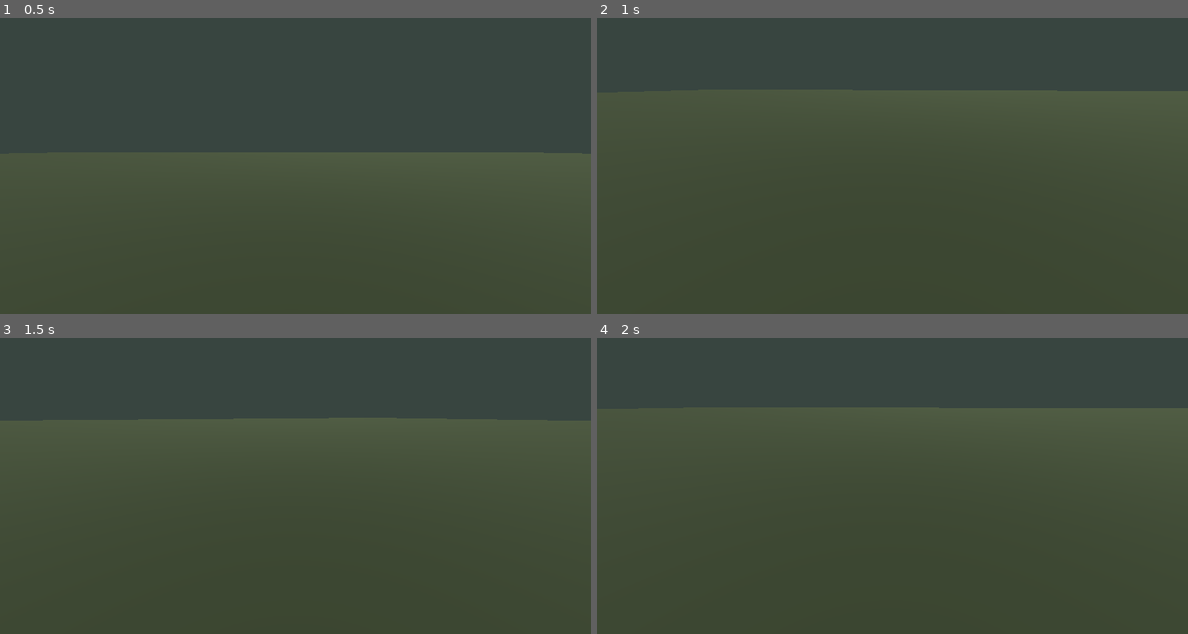
Above: before the commit, frames 1-4 (two rows, left to right).
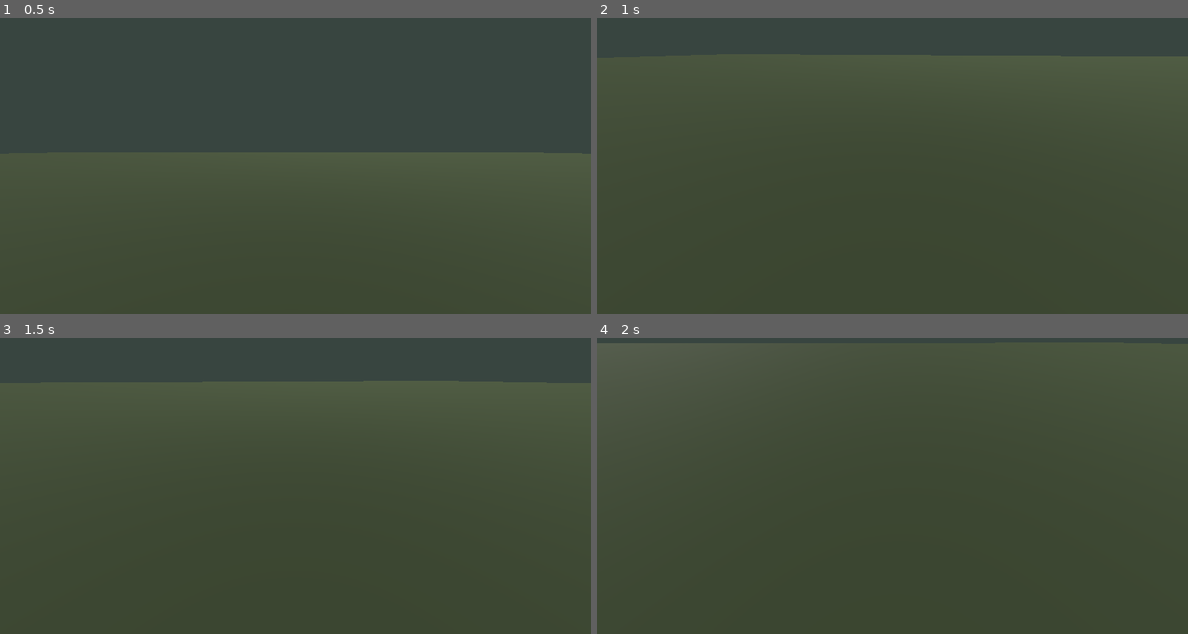
Above: after the commit, the same moments.

Repository: d25412477-cloud/stalker-mobi
Game: Godot game, scene res://main.tscn
The game is run twice, just before and just after one commit, with the same random seed, the same clock (stepped at 60 frames per second) and the same inputs.
Inputs (mouse positions are in pixels of both pictures, inside the frame that each line leads up to):
- Up to frame 1 (0.5 s): no input
- Up to frame 2 (1 s): tap Enter at 0.5 s; move the mouse to (862, 213) at 0.52 s; hold W from 0.53 s (still down); hold Space from 0.53 s (still down); click (862, 213) at 0.67 s
- Up to frame 3 (1.5 s): release W at 1.25 s; release Space at 1.25 s; drag from (472, 518) to (265, 533) at 1.27 s
- Up to frame 4 (2 s): no input

Frame 1 is identical in both runs. In frame 4, 1.1% of the frame differs, in the area x 0-22%, y 1-12%.

Commit message:
Update player.gd

Diff:
--- a/player.gd
+++ b/player.gd
@@ -3,11 +3,18 @@
 
 var player: CharacterBody3D
 var camera: Camera3D
+
 var gravity = 9.8
 var speed = 5.0
 var jump_force = 4.5
-var mouse_sensitivity = 0.002
+var mouse_sensitivity = 0.003
 
+var move_input = Vector2.ZERO
+var move_start = Vector2.ZERO
+var move_touch_index = -1
+var look_touch_index = -1
+var look_delta = Vector2.ZERO
+var jump_requested = false
 var camera_rotation = 0.0
 
 func _ready():
@@ -54,6 +61,9 @@
 
     var direction = Vector3.ZERO
 
+    direction -= player.global_basis.z * move_input.y
+    direction += player.global_basis.x * move_input.x
+
     if Input.is_key_pressed(KEY_W):
         direction -= player.global_basis.z
     if Input.is_key_pressed(KEY_S):
@@ -69,14 +79,50 @@
     player.velocity.x = direction.x * speed
     player.velocity.z = direction.z * speed
 
-    if Input.is_key_pressed(KEY_SPACE) and player.is_on_floor():
+    if (jump_requested or Input.is_key_pressed(KEY_SPACE)) and player.is_on_floor():
         player.velocity.y = jump_force
 
+    jump_requested = false
     player.move_and_slide()
 
-func _unhandled_input(event):
+func _input(event):
+    var screen_size = get_viewport().get_visible_rect().size
+
+    if event is InputEventScreenTouch:
+        if event.pressed:
+            if event.position.x < screen_size.x * 0.5 and move_touch_index == -1:
+                move_touch_index = event.index
+                move_start = event.position
+                move_input = Vector2.ZERO
+            elif event.position.x > screen_size.x * 0.5:
+                if event.position.x > screen_size.x * 0.78 and event.position.y > screen_size.y * 0.72:
+                    jump_requested = true
+                else:
+                    look_touch_index = event.index
+        else:
+            if event.index == move_touch_index:
+                move_touch_index = -1
+                move_input = Vector2.ZERO
+            if event.index == look_touch_index:
+                look_touch_index = -1
+
+    if event is InputEventScreenDrag:
+        if event.index == move_touch_index:
+            var offset = (event.position - move_start) / 100.0
+            move_input = offset.limit_length(1.0)
+
+        elif event.index == look_touch_index:
+            rotate_camera(event.relative)
+
     if event is InputEventMouseMotion:
-        player.rotate_y(-event.relative.x * mouse_sensitivity)
-        camera_rotation -= event.relative.y * mouse_sensitivity
-        camera_rotation = clamp(camera_rotation, -1.4, 1.4)
-        camera.rotation.x = camera_rotation
+        rotate_camera(event.relative)
+
+func rotate_camera(delta):
+    if not player or not camera:
+        return
+
+    player.rotate_y(-delta.x * mouse_sensitivity)
+
+    camera_rotation -= delta.y * mouse_sensitivity
+    camera_rotation = clamp(camera_rotation, -1.4, 1.4)
+    camera.rotation.x = camera_rotation
